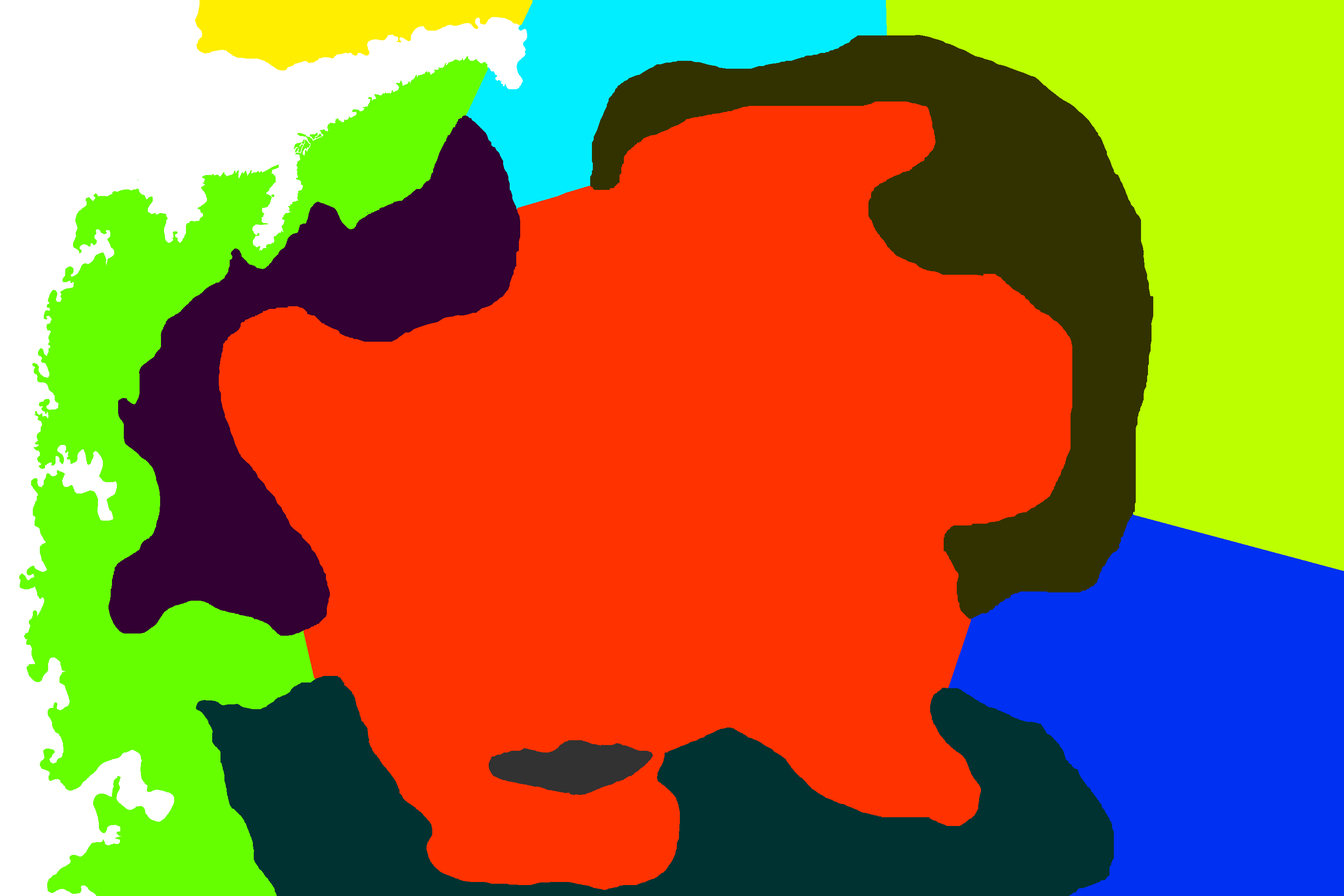
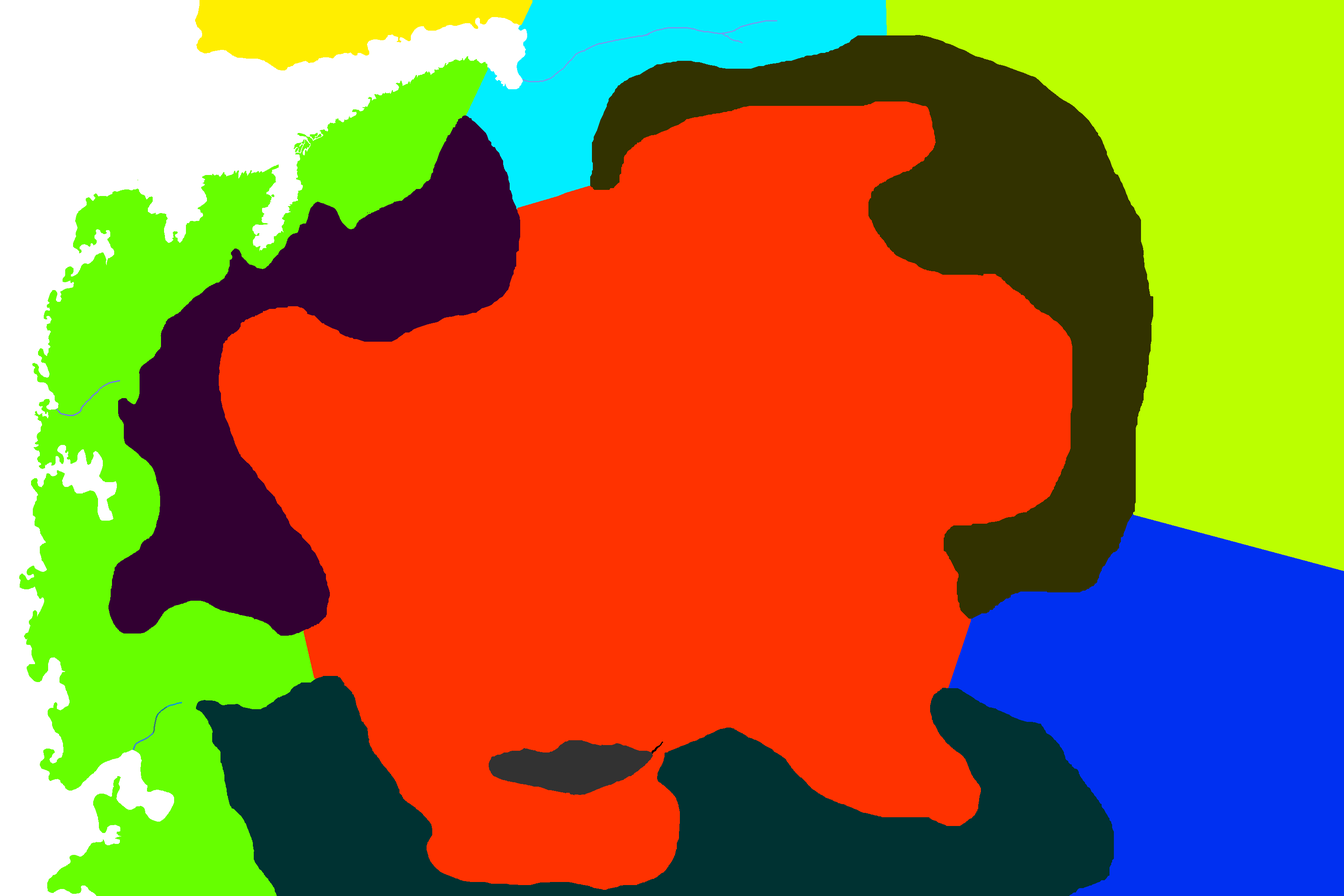
Revision of a layered 1344x896 image; what changed, layer by layer:
painted on "newprovinces" over [55, 20, 778, 754]
